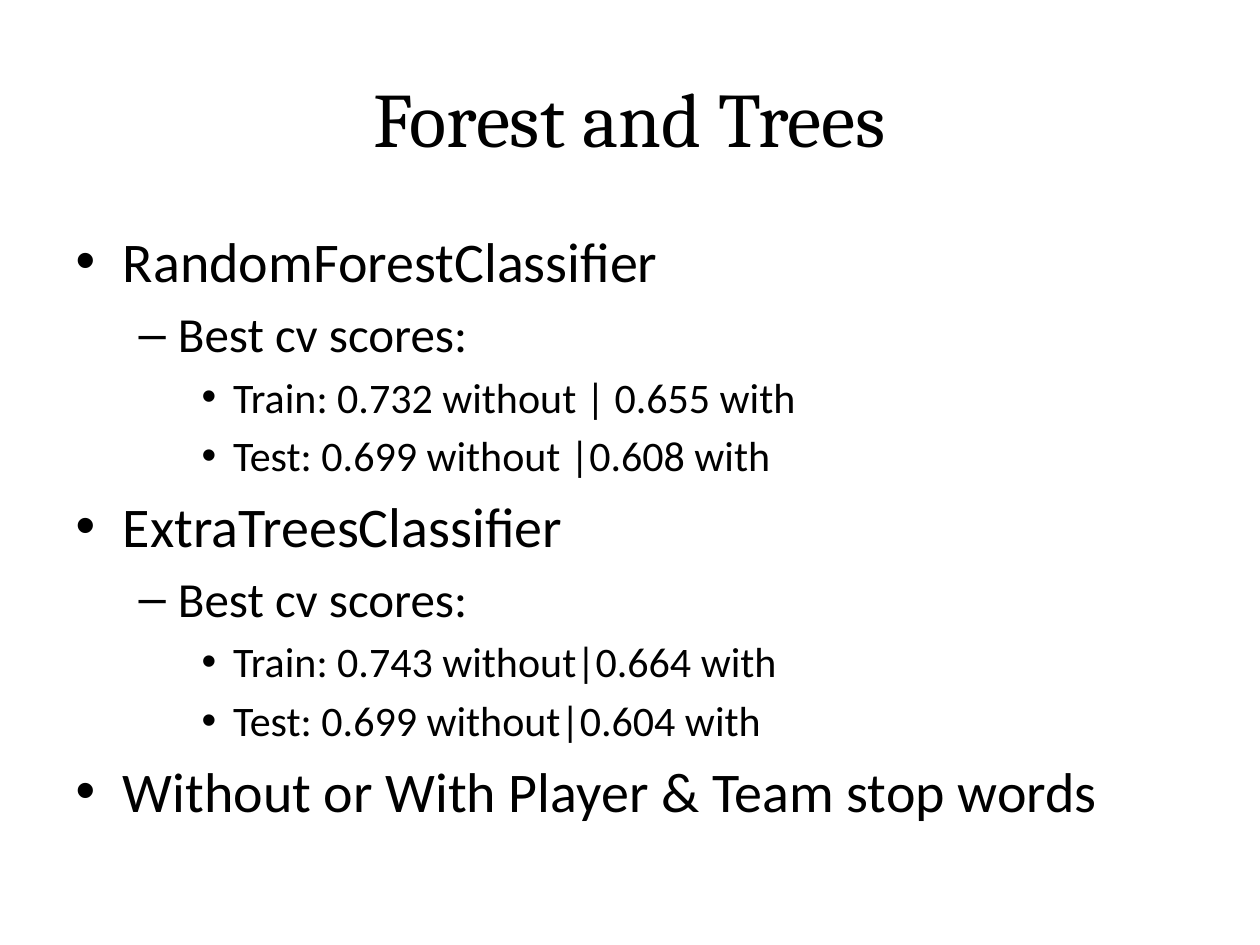
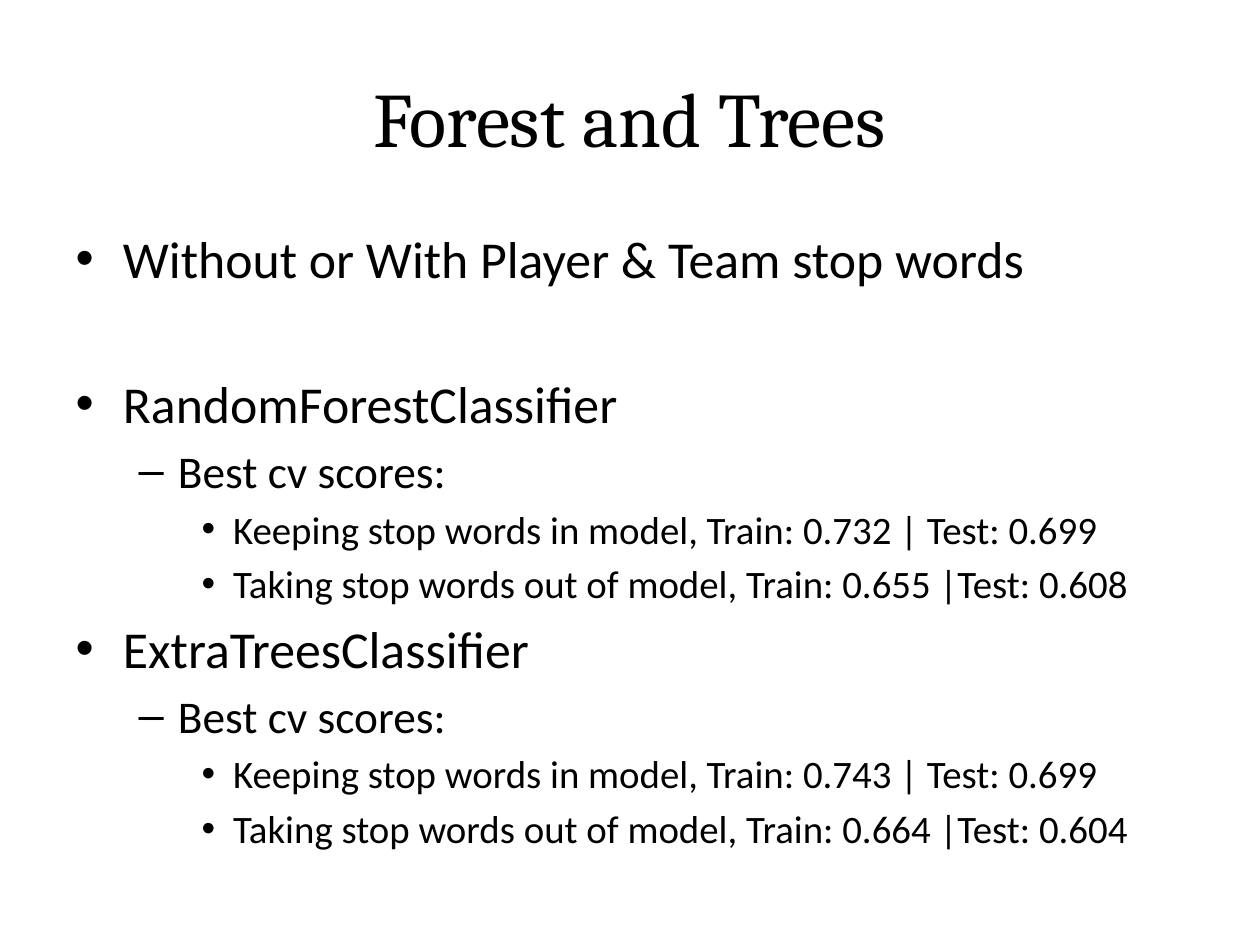
Before and after one commit to cdubbs512/reddit_subreddit_classification, a slide deck: slide 10 of Project 3 - El Clasico de Reddit.pptx (slide 9 before the commit). Drawn at 1260x945 pixels with LibreOffice and Linux fonts; fonts in the diff are those of the drawing; background and template pictures are left out. Boxes give left, top, right and bottom in pixels: in the first picture for what was removed or moved away, otherwise in the second. Text is boxed around its words. In the diff, an @@ line names an element or a change of style, - is before the commit and + after.

Commit message:
added presentation in jpg format

```diff
--- a/Project 3 - El Clasico de Reddit.pptx
+++ b/Project 3 - El Clasico de Reddit.pptx
@@ text at [123, 242, 1024, 287]: paragraph added @@
+• Without or With Player & Team stop words
@@ text at [123, 387, 617, 734]: size 32 to 29.6 pt in "RandomForestClassifier", "ExtraTreesClassifier"; size 28 to 25.9 pt in "Best cv scores:", "Best cv scores:" @@
@@ text at [233, 517, 1127, 605]: text changed; size 24 to 22.2 pt @@
-    • Train: 0.732 without | 0.655 with
-    • Test: 0.699 without |0.608 with
+    • Keeping stop words in model, Train: 0.732 | Test: 0.699
+    • Taking stop words out of model, Train: 0.655 |Test: 0.608
@@ text at [233, 761, 1127, 850]: text changed; size 24 to 22.2 pt @@
-    • Train: 0.743 without|0.664 with
-    • Test: 0.699 without|0.604 with
-• Without or With Player & Team stop words
+    • Keeping stop words in model, Train: 0.743 | Test: 0.699
+    • Taking stop words out of model, Train: 0.664 |Test: 0.604
```
Also in this commit, not shown: 1 other slide changed, 1 slide added, 16 other files.
